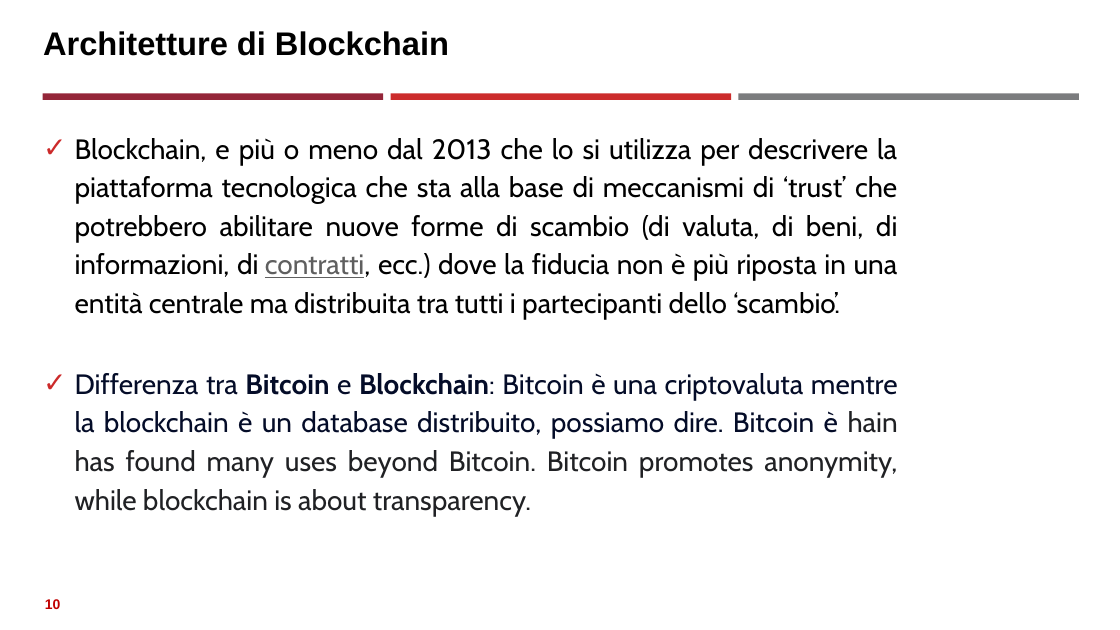
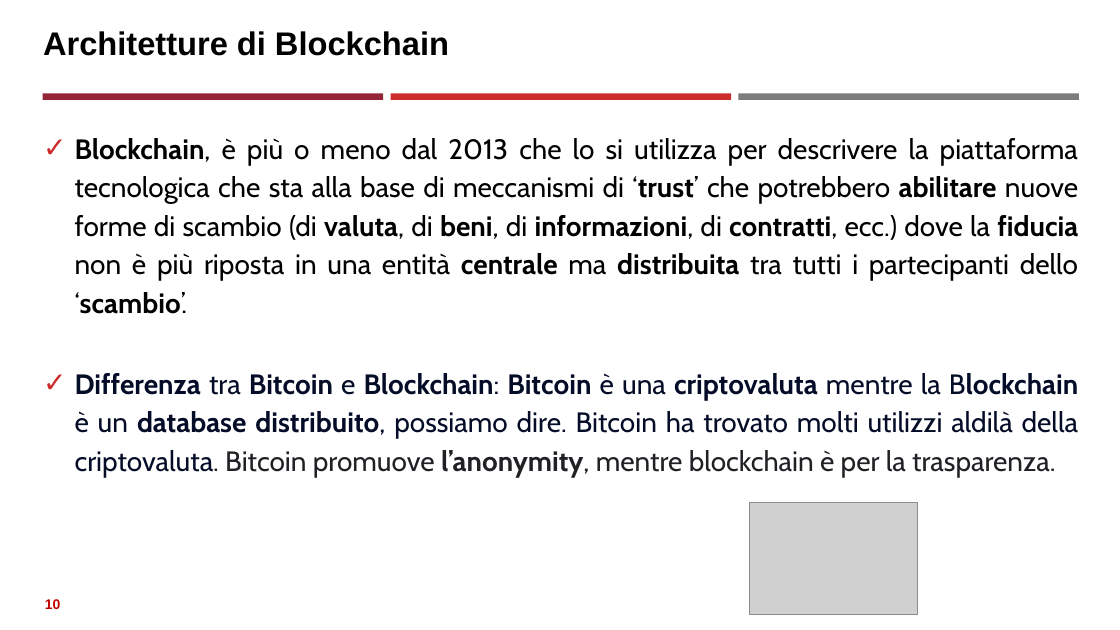
Before and after one commit to neural1977/data_science_interview_material, a slide deck: slide 10 of Assicurazioni/Distributed Ledger Technology_ita.pptx. Drawn at 1120x630 pixels with LibreOffice and Linux fonts; fonts in the diff are those of the drawing; grey boxes stand for pictures. Boxes give left, top, right and bottom in pixels: in the first picture for what was removed or moved away, otherwise in the second. Text is boxed around its words. In the diff, an @@ line names an element or a change of style, - is before the commit and + after.

Commit message:
New

```diff
--- a/Assicurazioni/Distributed Ledger Technology_ita.pptx
+++ b/Assicurazioni/Distributed Ledger Technology_ita.pptx
@@ text at [75,138,1079,477]: text changed @@
-✓ Blockchain, e più o meno dal 2013 che lo si utilizza per descrivere la piattaforma tecnologica che sta alla base di meccanismi di ‘trust’ che potrebbero abilitare nuove forme di scambio (di valuta, di beni, di informazioni, di contratti, ecc.) dove la fiducia non è più riposta in una entità centrale ma distribuita tra tutti i partecipanti dello ‘scambio’.
-✓ Differenza tra Bitcoin e Blockchain: Bitcoin è una criptovaluta mentre la blockchain è un database distribuito, possiamo dire. Bitcoin è hain has found many uses beyond Bitcoin. Bitcoin promotes anonymity, while blockchain is about transparency.
+✓ Blockchain, è più o meno dal 2013 che lo si utilizza per descrivere la piattaforma tecnologica che sta alla base di meccanismi di ‘trust’ che potrebbero abilitare nuove forme di scambio (di valuta, di beni, di informazioni, di contratti, ecc.) dove la fiducia non è più riposta in una entità centrale ma distribuita tra tutti i partecipanti dello ‘scambio’.
+✓ Differenza tra Bitcoin e Blockchain: Bitcoin è una criptovaluta mentre la Blockchain è un database distribuito, possiamo dire. Bitcoin ha trovato molti utilizzi aldilà della criptovaluta. Bitcoin promuove l’anonymity, mentre blockchain è per la trasparenza.
@@ picture added at [750,502,918,614] @@
```
Also in this commit, not shown: 2 other slides changed, 10 slides added.
